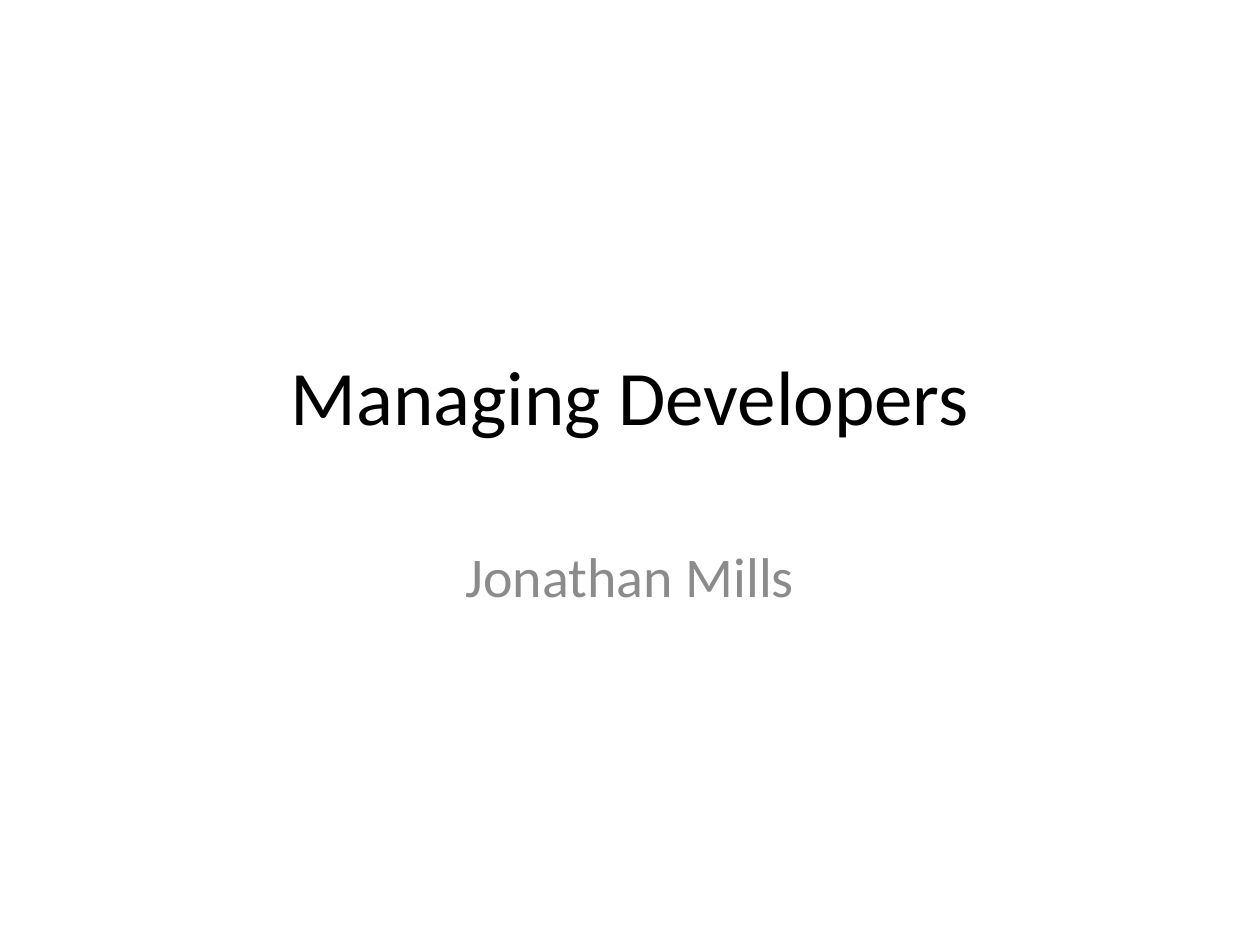
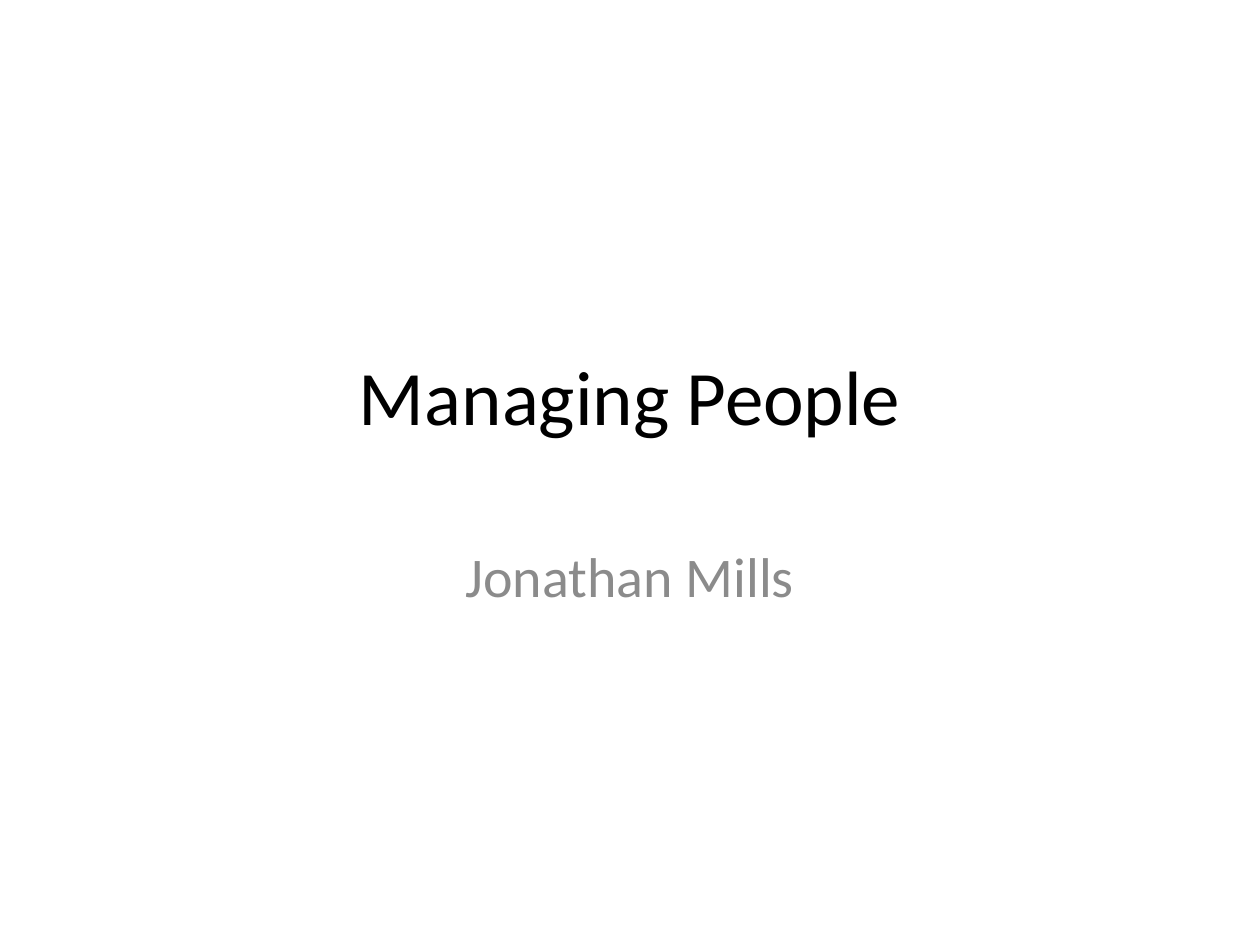
Before and after one commit to jonathanfmills/SessionSlides, a slide deck: slide 5 of ManagingAgileDevs.pptx (slide 3 before the commit). Drawn at 1260x945 pixels with LibreOffice and Linux fonts; fonts in the diff are those of the drawing. Boxes give left, top, right and bottom in pixels: in the first picture for what was removed or moved away, otherwise in the second. Text is boxed around its words. In the diff, an @@ line names an element or a change of style, - is before the commit and + after.

```diff
--- a/ManagingAgileDevs.pptx
+++ b/ManagingAgileDevs.pptx
@@ title at (359,371,900,439): text changed @@
-Managing Developers
+Managing People
```
Also in this commit, not shown: 3 other slides changed, 2 slides added, 7 other files.
